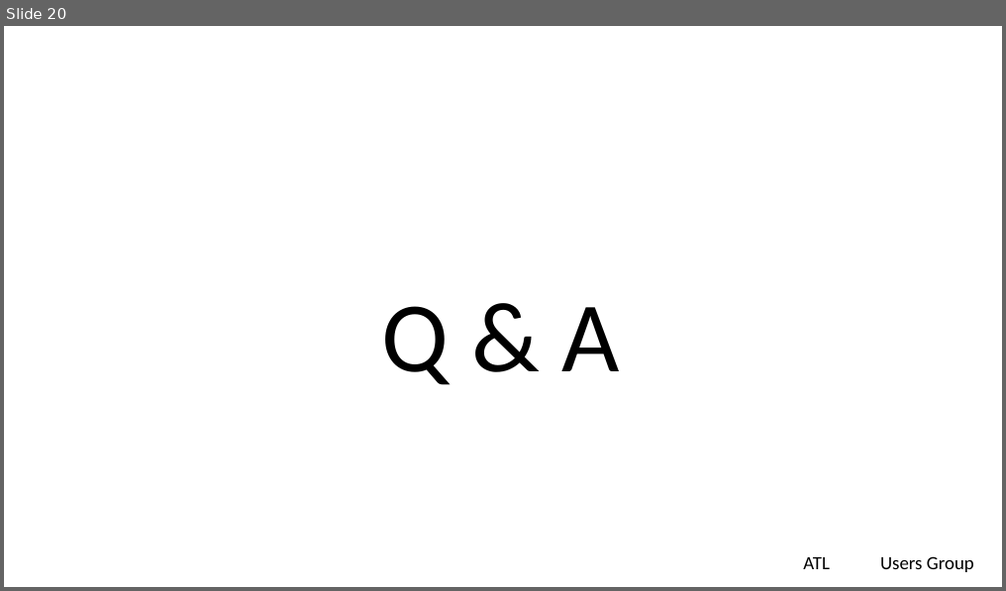
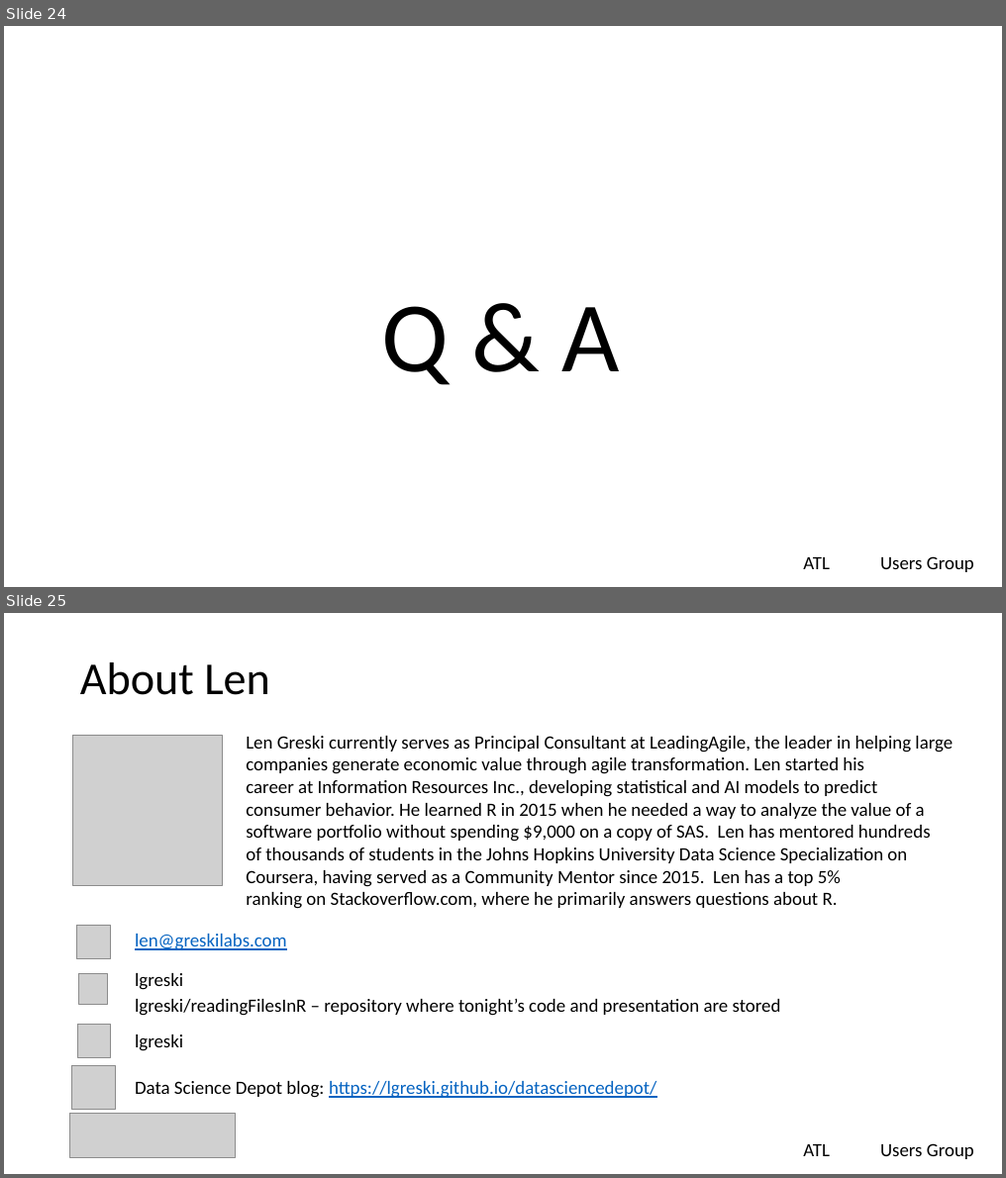
Before and after one commit to lgreski/readingFilesInR, a slide deck: presentation/readingFixedFilesInR.pptx. Shown one above the other, each under a label of ours: slide 20 before the commit, slides 24 and 25 after it. The pictures are 1006x591 and 1006x1178 pixels, drawn with LibreOffice and Linux fonts; fonts in the diff are those of the drawing; grey boxes stand for pictures; background and template pictures are left out. Boxes give left, top, right and bottom in pixels: in the first picture for what was removed or moved away, otherwise in the second. Text is boxed around its words. In the diff, an @@ line names an element or a change of style, - is before the commit and + after.

Commit message:
add content on reading multiple state files

```diff
--- a/presentation/readingFixedFilesInR.pptx
+++ b/presentation/readingFixedFilesInR.pptx
@@ slide 25 added at bbox=[4, 613, 1002, 1174], background #FFFFFF; not listed: 2 template elements that a slide beside it also shows @@
@@ title added at bbox=[80, 663, 270, 695], 44 pt, text #000000 @@
+About Len
@@ picture added at bbox=[73, 735, 223, 886] @@
@@ text added at bbox=[246, 736, 952, 909], 18 pt, text #000000 @@
+Len Greski currently serves as Principal Consultant at LeadingAgile, the leader in helping large
+companies generate economic value through agile transformation. Len started his
+career at Information Resources Inc., developing statistical and AI models to predict
+consumer behavior. He learned R in 2015 when he needed a way to analyze the value of a
+software portfolio without spending $9,000 on a copy of SAS. Len has mentored hundreds
+of thousands of students in the Johns Hopkins University Data Science Specialization on
+Coursera, having served as a Community Mentor since 2015. Len has a top 5%
+ranking on Stackoverflow.com, where he primarily answers questions about R.
@@ picture added at bbox=[76, 925, 110, 959] @@
@@ text added at bbox=[135, 934, 287, 951], 18 pt, text #0563C1, underline @@
+len@greskilabs.com
@@ picture added at bbox=[79, 973, 108, 1004] @@
@@ text added at bbox=[135, 973, 183, 990], 18 pt, text #000000 @@
+lgreski
@@ picture added at bbox=[77, 1025, 110, 1058] @@
@@ text added at bbox=[135, 999, 781, 1016], 18 pt, text #000000 @@
+lgreski/readingFilesInR – repository where tonight’s code and presentation are stored
@@ text added at bbox=[135, 1035, 183, 1052], 18 pt, text #000000 @@
+lgreski
@@ picture added at bbox=[71, 1065, 116, 1110] @@
@@ text added at bbox=[135, 1081, 657, 1098], 18 pt, text #0563C1, underline @@
+Data Science Depot blog: https://lgreski.github.io/datasciencedepot/
@@ picture added at bbox=[70, 1114, 235, 1158] @@
@@ what was slide 20 is now slide 24 @@
```
Also in this commit, not shown: 6 slides changed, 5 other slides added, 1 slide removed.
